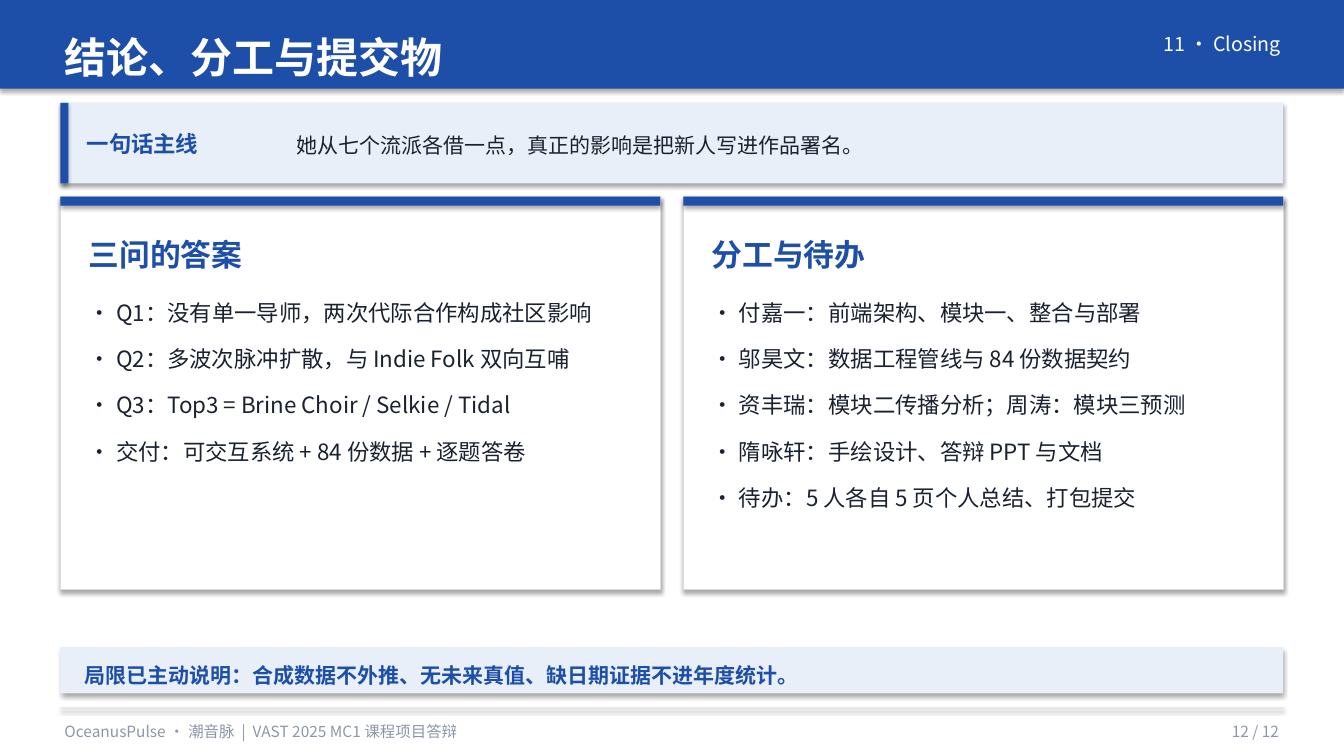
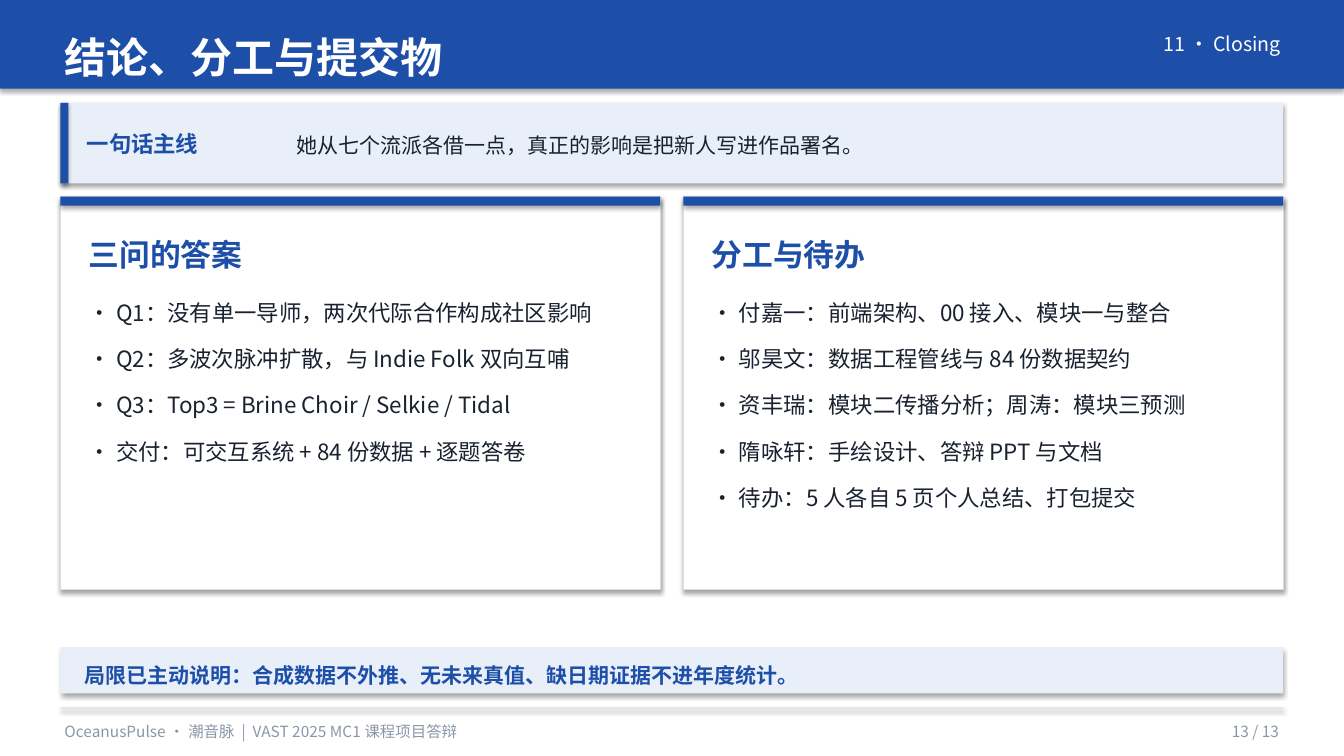
Before and after one commit to LJL-11/vast2025-mc1-oceanuspulse, a slide deck: slide 13 of report/项目汇报.pptx (slide 12 before the commit). Drawn at 1344x756 pixels with LibreOffice and Linux fonts; fonts in the diff are those of the drawing. Boxes give left, top, right and bottom in pixels: in the first picture for what was removed or moved away, otherwise in the second. Text is boxed around its words. In the diff, an @@ line names an element or a change of style, - is before the commit and + after.

Commit message:
feat: 接入 00 全景图谱并同步四模块交付物与协作规范

```diff
--- a/report/项目汇报.pptx
+++ b/report/项目汇报.pptx
@@ text at bbox=[739, 302, 1171, 323]: text changed @@
-• 付嘉一：前端架构、模块一、整合与部署
+• 付嘉一：前端架构、00 接入、模块一与整合
@@ text at bbox=[1232, 725, 1279, 737]: text changed @@
-12 / 12
+13 / 13
```
Also in this commit, not shown: 10 other slides changed, 1 slide added, 29 other files.
